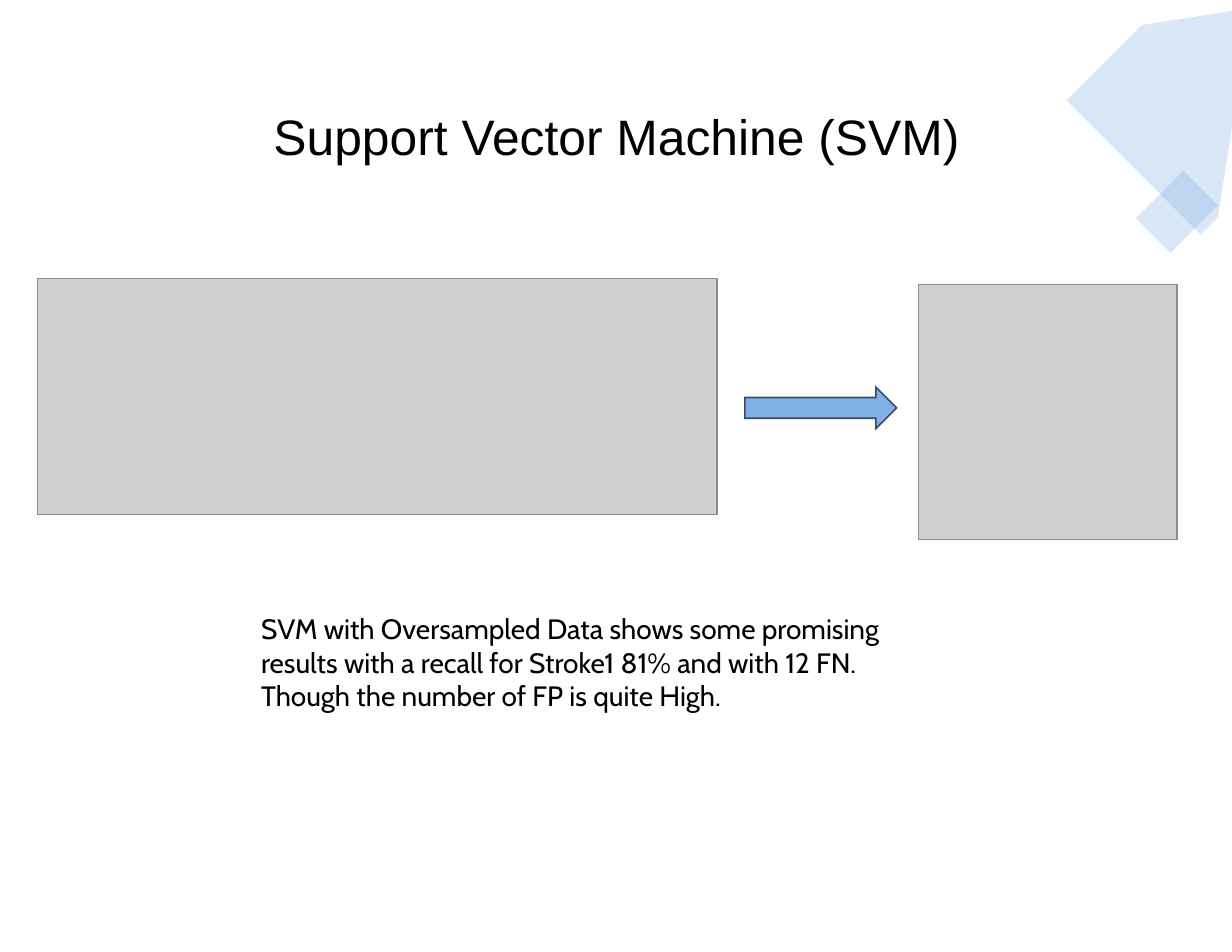
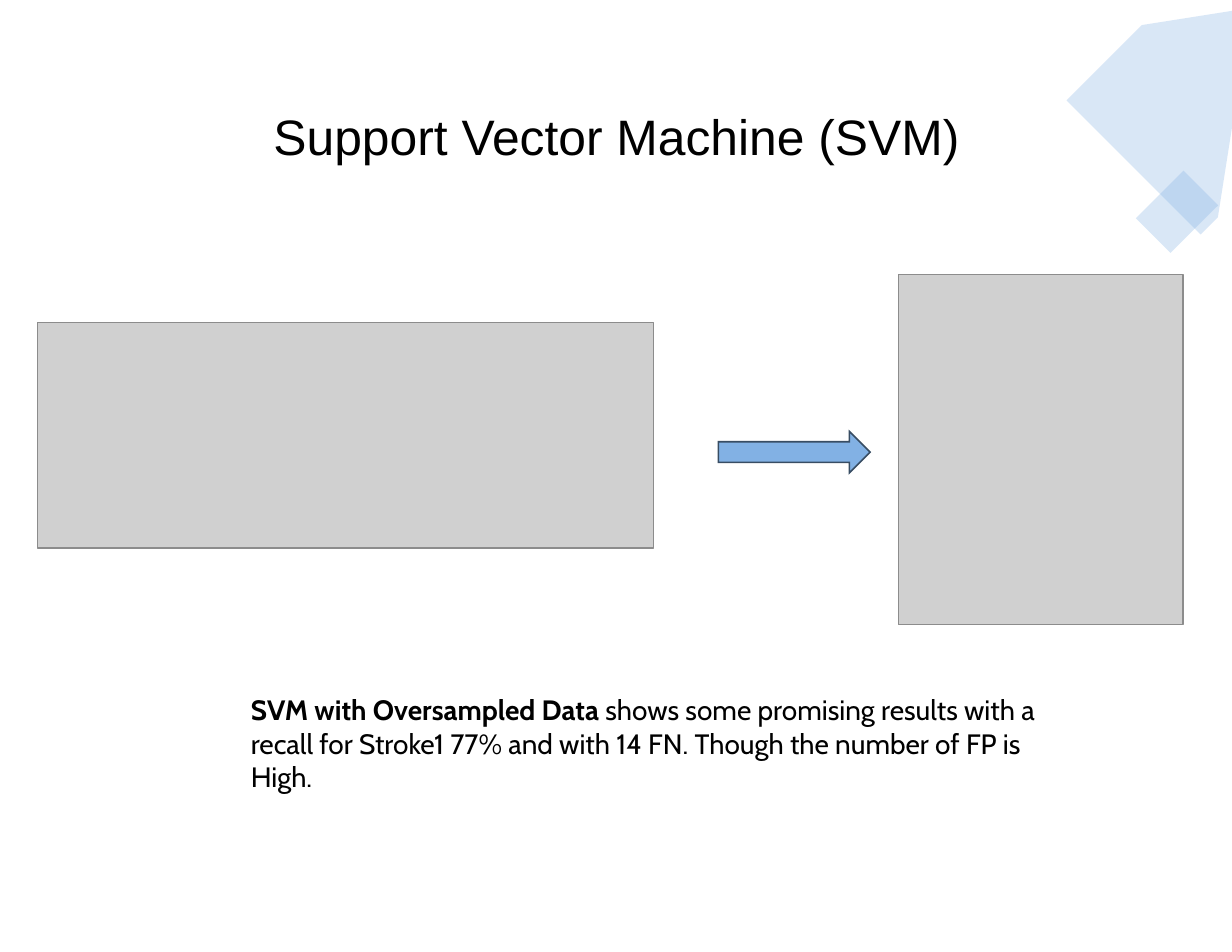
Before and after one commit to jojoalva/Stroke-Project-4, a slide deck: slide 18 of Presentation/Project4_presentation_draft.pptx (slide 19 before the commit). Drawn at 1232x952 pixels with LibreOffice and Linux fonts; fonts in the diff are those of the drawing; grey boxes stand for pictures. Boxes give left, top, right and bottom in pixels: in the first picture for what was removed or moved away, otherwise in the second. Text is boxed around its words. In the diff, an @@ line names an element or a change of style, - is before the commit and + after.

```diff
--- a/Presentation/Project4_presentation_draft.pptx
+++ b/Presentation/Project4_presentation_draft.pptx
@@ picture: place and size @@
-picture at box(918, 284, 1177, 540)
+picture at box(898, 274, 1183, 625)
@@ picture: place and size @@
-picture at box(38, 278, 717, 514)
+picture at box(38, 323, 654, 548)
@@ right arrow: place and size @@
-right arrow at box(745, 388, 896, 429)
+right arrow at box(718, 431, 869, 473)
@@ text at box(251, 699, 1034, 794): text changed @@
-SVM with Oversampled Data shows some promising results with a recall for Stroke1 81% and with 12 FN. Though the number of FP is quite High.
+SVM with Oversampled Data shows some promising results with a recall for Stroke1 77% and with 14 FN. Though the number of FP is High.
```
Also in this commit, not shown: 4 other slides changed, 2 slides added, 3 slides removed, 4 other files.
